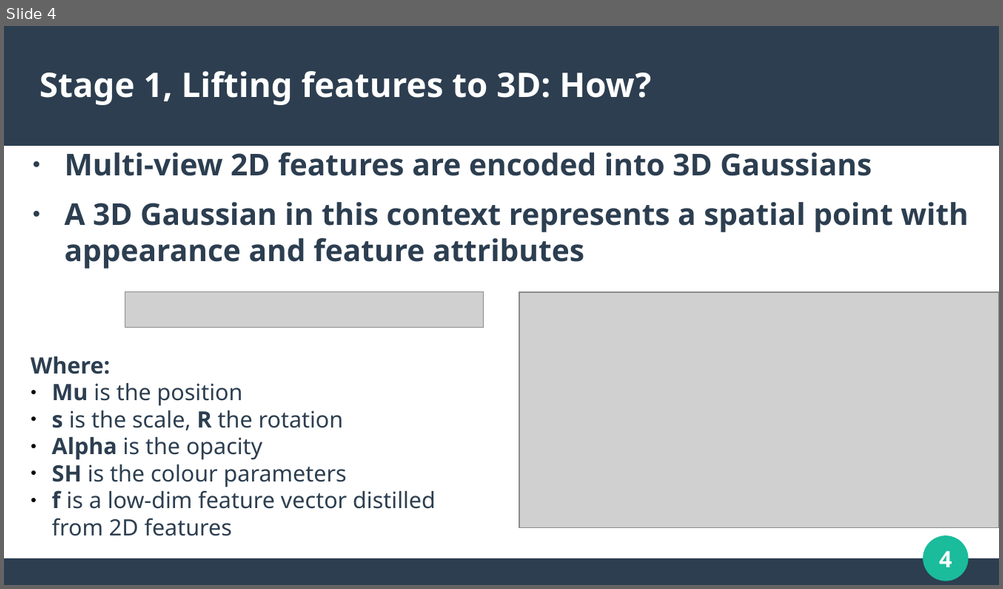
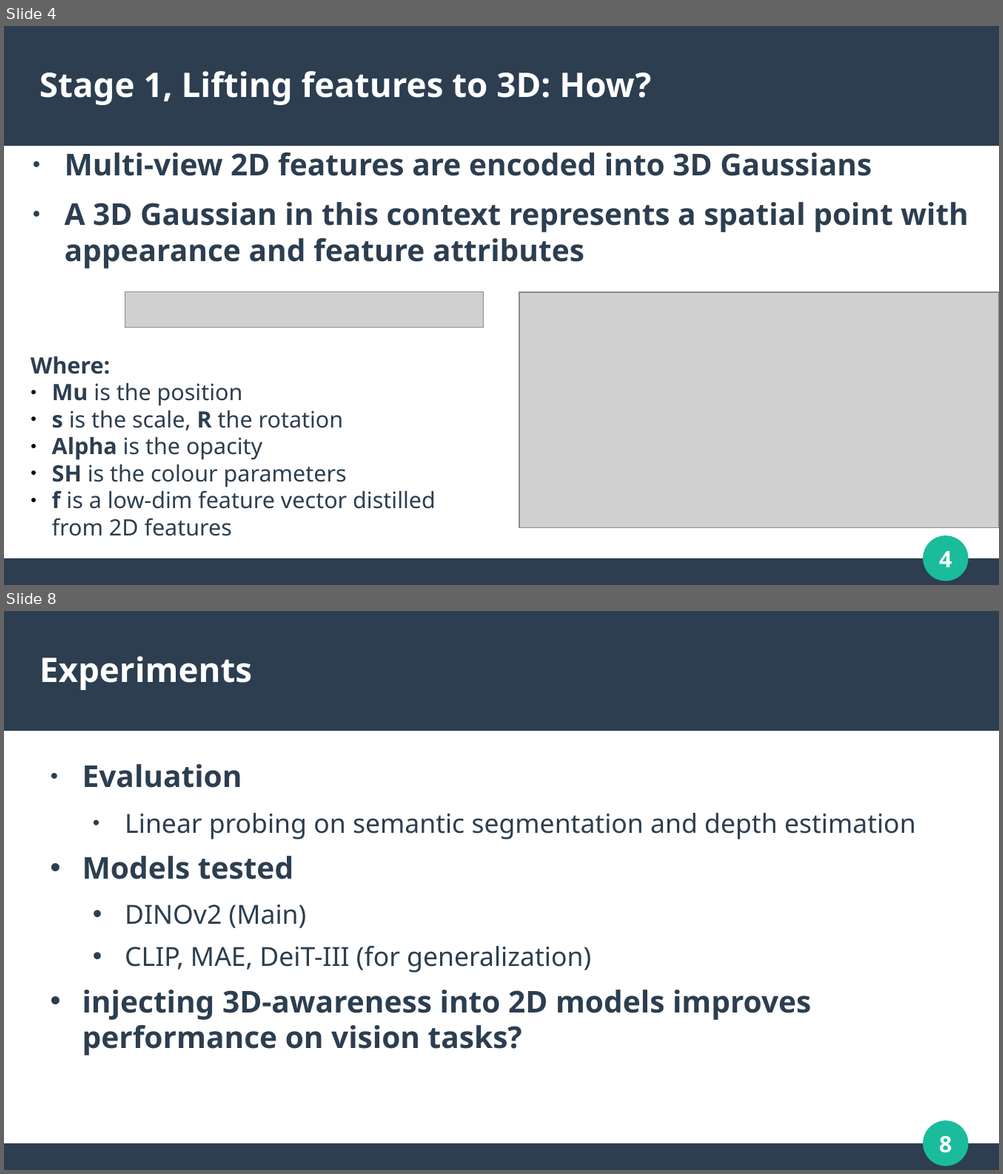
Before and after one commit to LuigiBrosNin/UNI, a slide deck: Master first year/Computer vision/cv_presentation.odp. Shown one above the other, each under a label of ours: slide 4 before the commit, slides 4 and 8 after it; the slides between them are not shown. The pictures are 1003x589 and 1003x1174 pixels, drawn with LibreOffice and Linux fonts; fonts in the diff are those of the drawing; grey boxes stand for pictures. Boxes give left, top, right and bottom in pixels: in the first picture for what was removed or moved away, otherwise in the second. Text is boxed around its words. In the diff, an @@ line names an element or a change of style, - is before the commit and + after.

```diff
--- a/Master first year/Computer vision/cv_presentation.odp
+++ b/Master first year/Computer vision/cv_presentation.odp
@@ slide 8 added at box(4, 611, 999, 1170), background #FFFFFF; not listed: 4 template elements that a slide beside it also shows @@
@@ title added at box(40, 656, 252, 690), 27 pt, text #FFFFFF, bold @@
+Experiments
@@ text added at box(82, 764, 916, 1056), 21 pt, text #2C3E50 @@
+● Evaluation
+  • Linear probing on semantic segmentation and depth estimation
+• Models tested
+  • DINOv2 (Main)
+  • CLIP, MAE, DeiT-III (for generalization)
+• injecting 3D-awareness into 2D models improves performance on vision tasks?
```
Also in this commit, not shown: 1 slide changed, 3 other slides added, 2 other files.
